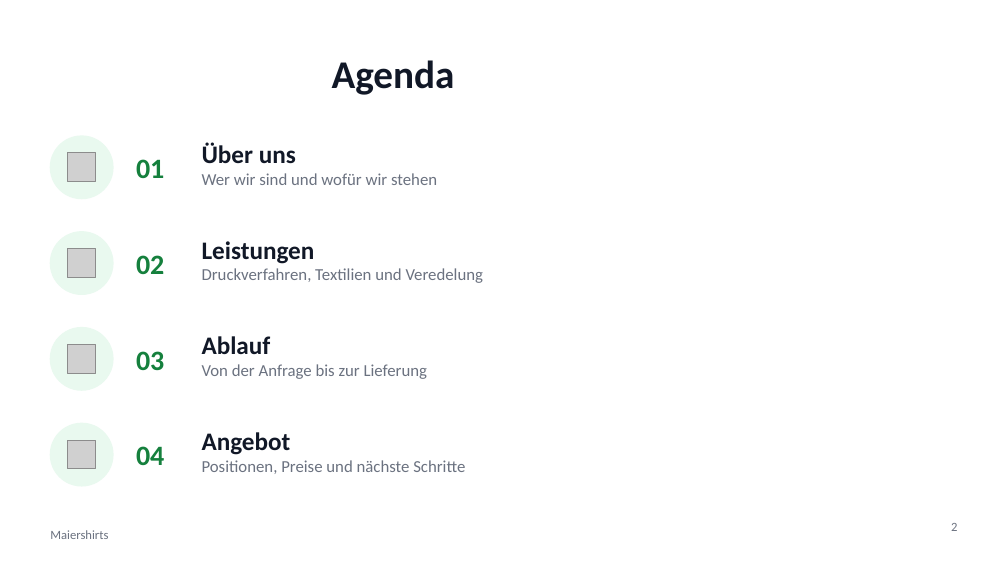
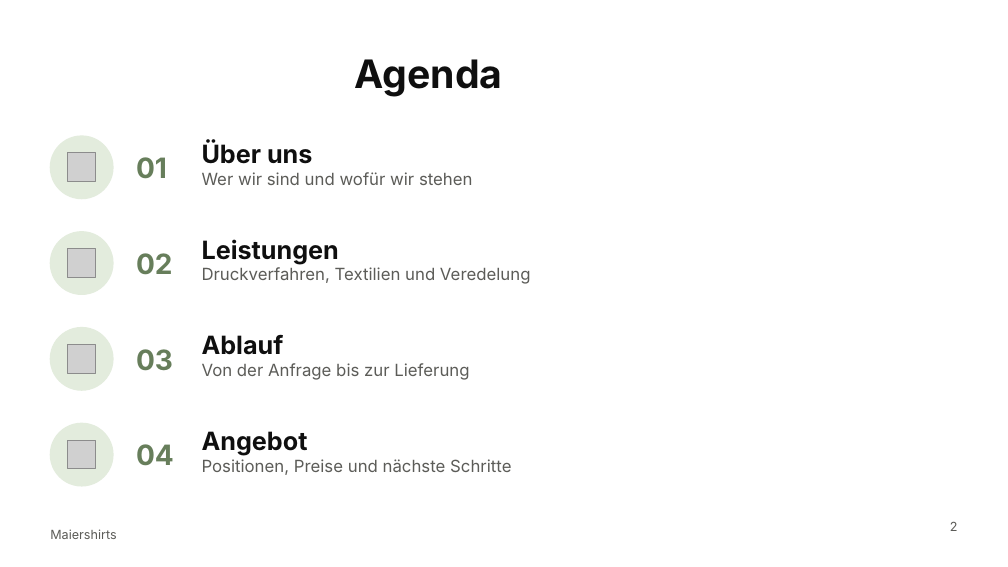
Before and after one commit to 2ghkvdhq67-oss/lexware-angebot-tool, a slide deck: slide 2 of presentation/dist/Maiershirts_Master.pptx. Drawn at 1008x567 pixels with LibreOffice and Linux fonts; fonts in the diff are those of the drawing; grey boxes stand for pictures; background and template pictures are left out. Boxes give left, top, right and bottom in pixels: in the first picture for what was removed or moved away, otherwise in the second. Text is boxed around its words. In the diff, an @@ line names an element or a change of style, - is before the commit and + after.

```diff
--- a/presentation/dist/Maiershirts_Master.pptx
+++ b/presentation/dist/Maiershirts_Master.pptx
@@ font Calibri to Inter, text colour #111827 to #0F0F0F in 5 elements at <box>202,142,312,164</box>, <box>202,239,339,264</box>, <box>202,334,284,355</box>, <box>202,431,308,455</box>, <box>354,59,502,97</box> @@
@@ fill #E9F9EF to #E3ECDD; outline #E9F9EF 1 pt to #E3ECDD 1 pt in 4 elements at <box>50,136,113,199</box>, <box>50,232,113,294</box>, <box>50,328,113,390</box>, <box>50,423,113,486</box> @@
@@ font Calibri to Inter, text colour #15803D to #677E5B in 4 elements at <box>136,157,167,179</box>, <box>136,253,173,275</box>, <box>136,349,173,371</box>, <box>136,444,174,466</box> @@
@@ font Calibri to Inter, text colour #6B7280 to #5C5C58 in 6 elements at <box>202,172,473,185</box>, <box>202,267,531,284</box>, <box>202,363,469,380</box>, <box>202,459,511,475</box>, <box>950,521,958,531</box>, <box>50,529,116,539</box> @@
```
Also in this commit, not shown: 9 other slides changed, 7 other files.
